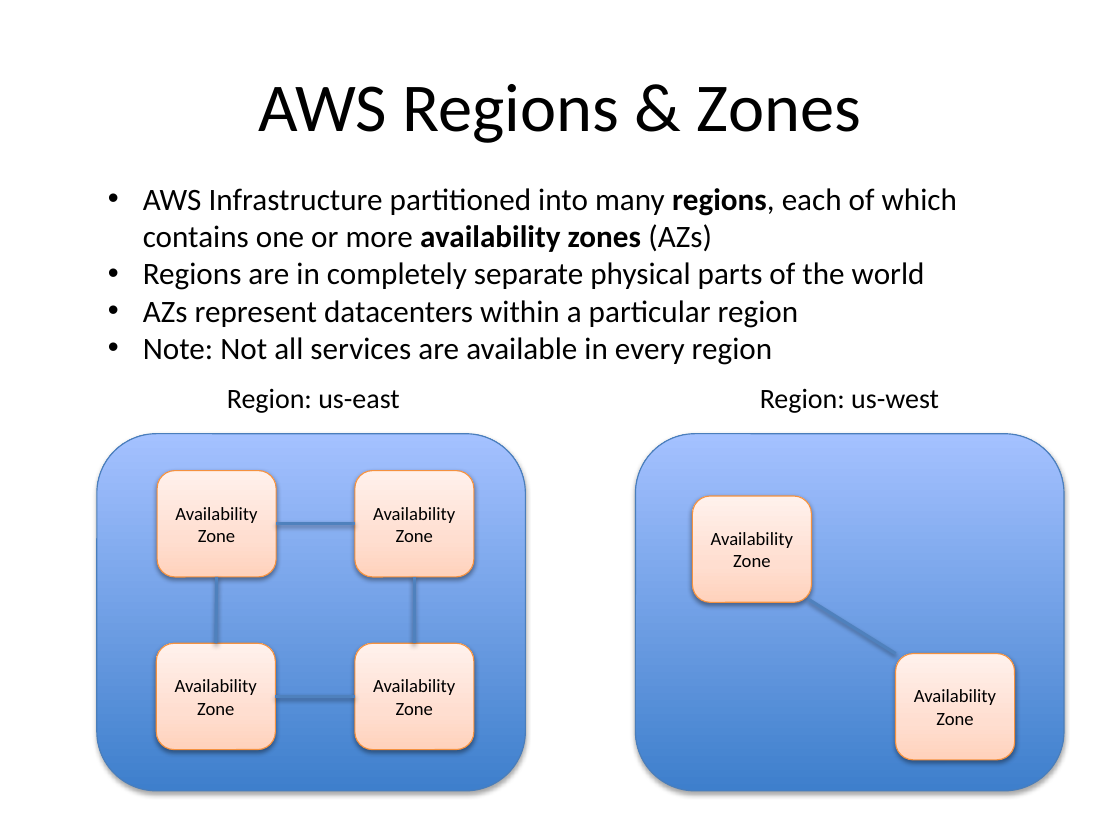
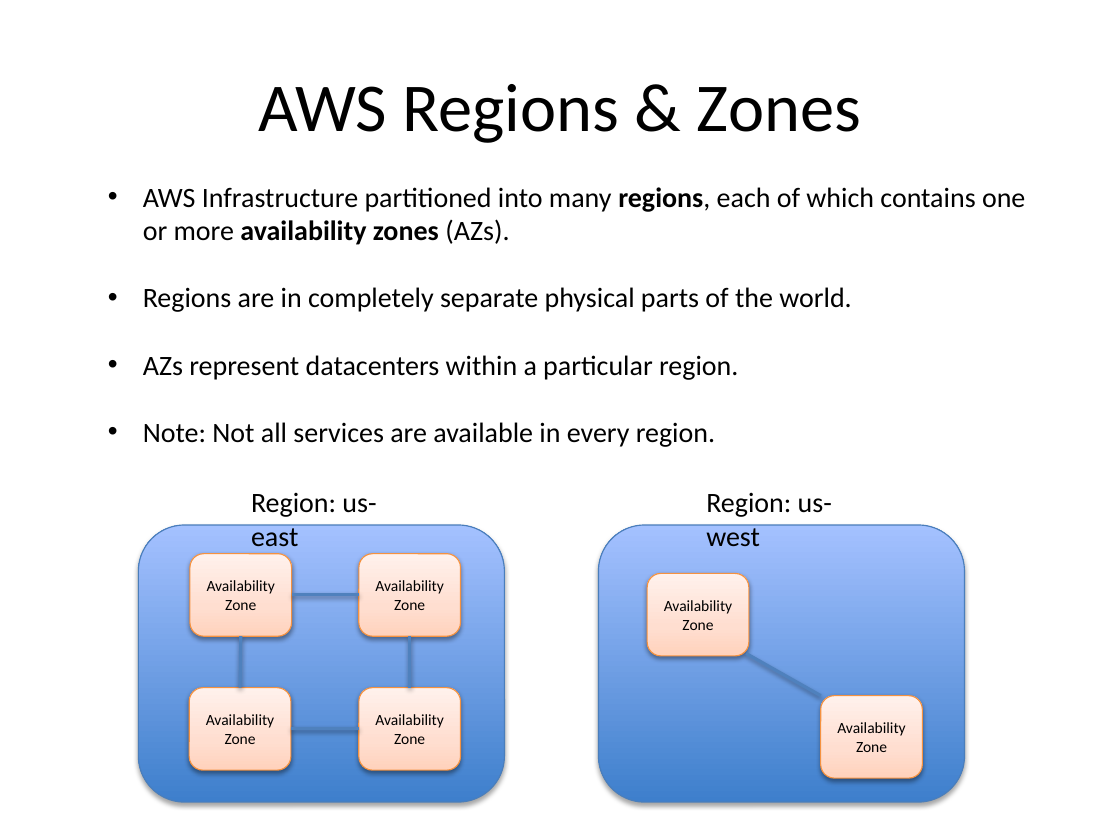
Before and after one commit to jasondbaker/infrastructure-class, a slide deck: slide 14 of lectures/infrastructure-week-4.pptx. Drawn at 1120x840 pixels with LibreOffice and Linux fonts; fonts in the diff are those of the drawing. Boxes give left, top, right and bottom in pixels: in the first picture for what was removed or moved away, otherwise in the second. Text is boxed around its words. In the diff, an @@ line names an element or a change of style, - is before the commit and + after.

```diff
--- a/lectures/infrastructure-week-4.pptx
+++ b/lectures/infrastructure-week-4.pptx
@@ text at (143, 187, 1025, 447): text changed; size 20 to 18 pt @@
-• AWS Infrastructure partitioned into many regions, each of which contains one or more availability zones (AZs)
-• Regions are in completely separate physical parts of the world
-• AZs represent datacenters within a particular region
-• Note: Not all services are available in every region
+• AWS Infrastructure partitioned into many regions, each of which contains one or more availability zones (AZs).
+• Regions are in completely separate physical parts of the world.
+• AZs represent datacenters within a particular region.
+• Note: Not all services are available in every region.
@@ text "Region: us-east" rewrapped from (227, 388, 400, 413) to (251, 493, 376, 547) @@
@@ text "Region: us-west" rewrapped from (760, 388, 939, 413) to (706, 492, 832, 547) @@
@@ rounded rectangle: place and size @@
-rounded rectangle at (96, 433, 525, 791)
+rounded rectangle at (139, 525, 505, 802)
@@ rounded rectangle: place and size @@
-rounded rectangle at (635, 433, 1064, 791)
+rounded rectangle at (598, 525, 964, 802)
@@ rounded rectangle "Availability Zone": place and size @@
-rounded rectangle "Availability Zone" at (157, 470, 276, 577)
+rounded rectangle "Availability Zone" at (190, 553, 292, 636)
@@ rounded rectangle "Availability Zone": place and size @@
-rounded rectangle "Availability Zone" at (355, 470, 474, 577)
+rounded rectangle "Availability Zone" at (358, 553, 460, 636)
@@ line moved from (277, 524) - (355, 524) to (291, 595) - (358, 595) @@
@@ size 12 to 10 pt in 6 elements at (358, 688, 460, 771), (189, 688, 291, 771), (358, 553, 460, 636), (190, 553, 292, 636), (821, 696, 923, 778), (647, 573, 749, 656) @@
@@ rounded rectangle "Availability Zone": place and size @@
-rounded rectangle "Availability Zone" at (692, 496, 811, 603)
+rounded rectangle "Availability Zone" at (647, 573, 749, 656)
@@ line moved from (216, 577) - (216, 643) to (241, 636) - (240, 688) @@
@@ line moved from (414, 577) - (414, 643) to (410, 636) - (410, 688) @@
@@ line moved from (809, 599) - (896, 654) to (746, 653) - (821, 696) @@
@@ rounded rectangle "Availability Zone": place and size @@
-rounded rectangle "Availability Zone" at (157, 643, 276, 749)
+rounded rectangle "Availability Zone" at (189, 688, 291, 771)
@@ rounded rectangle "Availability Zone": place and size @@
-rounded rectangle "Availability Zone" at (355, 643, 474, 749)
+rounded rectangle "Availability Zone" at (358, 688, 460, 771)
@@ rounded rectangle "Availability Zone": place and size @@
-rounded rectangle "Availability Zone" at (896, 654, 1015, 760)
+rounded rectangle "Availability Zone" at (821, 696, 923, 778)
@@ line moved from (355, 697) - (276, 697) to (358, 729) - (291, 729) @@
```
Also in this commit, not shown: 24 other slides changed.
